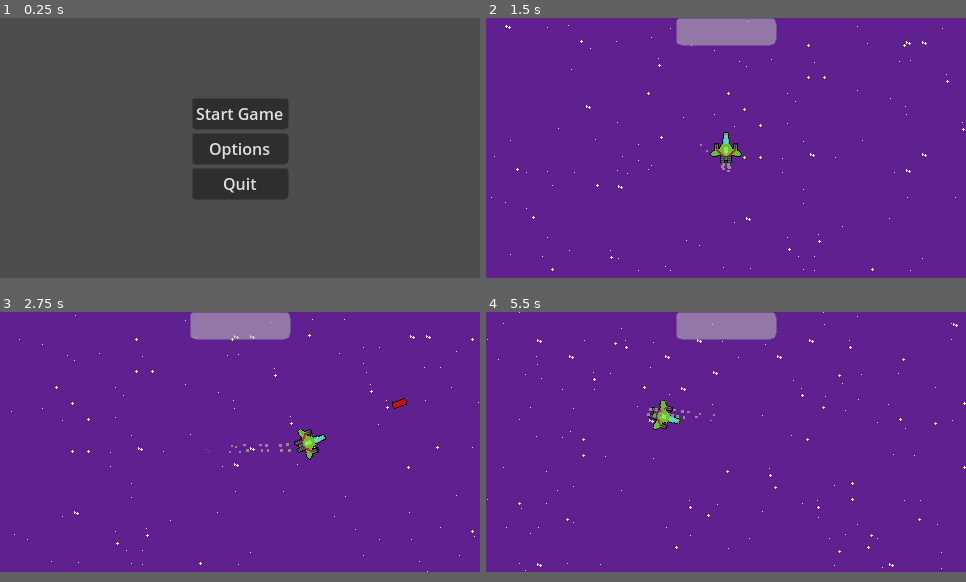
Above: before the commit, frames 1-4 (two rows, left to right).
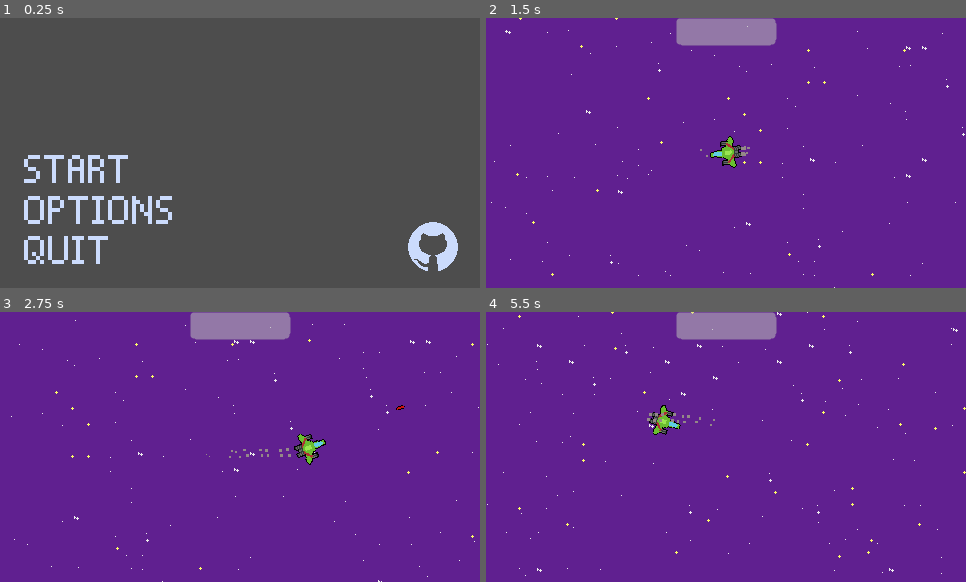
Above: after the commit, the same moments.

Repository: daltHub/Untitled-Space-Game
Game: Godot game, scene res://main_menu.tscn
Same seed, same stepped clock (60 frames per second), same inputs: the game is played once before the commit and once after it.
Inputs (mouse positions are in pixels of both pictures, inside the frame that each line leads up to; where the layout moved, square brackets give the same spot in the first picture):
- Up to frame 1 (0.25 s): no input
- Up to frame 2 (1.5 s): click (586, 201) [726, 147] at 0.5 s; click (586, 163) [726, 112] at 1.25 s
- Up to frame 3 (2.75 s): move the mouse to (345, 428) at 2.02 s; press the mouse at (345, 428) at 2.03 s; hold D (move_right) from 2.03 s (still down)
- Up to frame 4 (5.5 s): move the mouse to (630, 455) at 2.77 s; release D (move_right) at 2.78 s; release the mouse at (630, 455) at 2.78 s; hold S (move_down) 2.78-3.53 s; click (630, 455) at 2.85 s; move the mouse to (774, 384) at 3.52 s; press the mouse at (774, 384) at 3.53 s; hold D (move_right) 3.53-4.28 s; move the mouse to (702, 492) at 4.27 s; release the mouse at (702, 492) at 4.28 s; hold W (move_up) 4.28-5.03 s; click (702, 492) at 4.35 s; move the mouse to (870, 482) at 5.02 s; press the mouse at (870, 482) at 5.03 s; hold A (move_left) from 5.03 s (still down)
The window is 480x260 before the commit and 480x270 after it. Grey fills any space a smaller window leaves; there, only what the larger window draws over its background counts as a difference.

The runs differ from the first frame. In frame 1, 10% of the frame differs, in the area x 5-96%, y 30-94%; in frame 2, 0.9%; in frame 3, 1.1%; in frame 4, 1.1%.

Commit message:
added menu buttons

Diff:
--- /dev/null
+++ b/art/menu_theme.tres
@@ -0,0 +1,8 @@
+[gd_resource type="Theme" load_steps=2 format=3 uid="uid://bdrkh2jg3evvd"]
+
+[ext_resource type="FontFile" uid="uid://dvtk2ltimrlr1" path="res://art/font/Pixelify_Sans/static/PixelifySans-Regular.ttf" id="1_euuvn"]
+
+[resource]
+Button/colors/font_hover_color = Color(0.94902, 0.403922, 0.94902, 1)
+Button/font_sizes/font_size = 24
+Button/fonts/font = ExtResource("1_euuvn")
--- a/main_menu.tscn
+++ b/main_menu.tscn
@@ -1,8 +1,13 @@
-[gd_scene load_steps=2 format=3 uid="uid://c7ih75x6262xs"]
+[gd_scene load_steps=7 format=3 uid="uid://c7ih75x6262xs"]
 
 [ext_resource type="Script" path="res://main_menu.gd" id="1_ska4t"]
+[ext_resource type="Theme" uid="uid://bdrkh2jg3evvd" path="res://art/menu_theme.tres" id="2_wuorx"]
+[ext_resource type="Texture2D" uid="uid://bcbrt8hono37r" path="res://art/UI/menu/start_button.png" id="3_hn80j"]
+[ext_resource type="Texture2D" uid="uid://badhhgkclvny1" path="res://art/UI/menu/options_button.png" id="5_ody8g"]
+[ext_resource type="Texture2D" uid="uid://dp8y7ltvk5kes" path="res://art/UI/menu/github_button.png" id="6_8i6dl"]
+[ext_resource type="Texture2D" uid="uid://bqe6vxooarnga" path="res://art/UI/menu/quit_button.png" id="6_tklfa"]
 
-[node name="Control" type="Control"]
+[node name="MainMenu" type="Control"]
 layout_mode = 3
 anchors_preset = 15
 anchor_right = 1.0
@@ -14,32 +19,44 @@
 script = ExtResource("1_ska4t")
 metadata/_edit_group_ = true
 
-[node name="Container" type="VBoxContainer" parent="."]
+[node name="MenuContainer" type="VBoxContainer" parent="."]
 layout_mode = 1
-anchors_preset = 8
-anchor_left = 0.5
+anchors_preset = 2
+anchor_top = 1.0
+anchor_bottom = 1.0
+offset_left = 20.0
+offset_top = -137.0
+offset_right = 177.0
+offset_bottom = -20.0
+grow_vertical = 0
+
+[node name="StartButton" type="TextureButton" parent="MenuContainer"]
+layout_mode = 2
+theme = ExtResource("2_wuorx")
+texture_normal = ExtResource("3_hn80j")
+
+[node name="OptionsButton" type="TextureButton" parent="MenuContainer"]
+layout_mode = 2
+theme = ExtResource("2_wuorx")
+texture_normal = ExtResource("5_ody8g")
+
+[node name="QuitButton" type="TextureButton" parent="MenuContainer"]
+layout_mode = 2
+theme = ExtResource("2_wuorx")
+texture_normal = ExtResource("6_tklfa")
+
+[node name="GithubButton" type="TextureButton" parent="."]
+layout_mode = 1
+anchors_preset = 4
 anchor_top = 0.5
-anchor_right = 0.5
 anchor_bottom = 0.5
-offset_left = -48.0
-offset_top = -50.5
-offset_right = 48.0
-offset_bottom = 50.5
-grow_horizontal = 2
+offset_left = 401.0
+offset_top = 59.0
+offset_right = 465.0
+offset_bottom = 123.0
 grow_vertical = 2
+texture_normal = ExtResource("6_8i6dl")
 
-[node name="StartButton" type="Button" parent="Container"]
-layout_mode = 2
-text = "Start Game"
-
-[node name="OptionsButton" type="Button" parent="Container"]
-layout_mode = 2
-text = "Options"
-
-[node name="QuitButton" type="Button" parent="Container"]
-layout_mode = 2
-text = "Quit"
-
-[connection signal="pressed" from="Container/StartButton" to="." method="_on_start_button_pressed"]
-[connection signal="pressed" from="Container/OptionsButton" to="." method="_on_options_button_pressed"]
-[connection signal="pressed" from="Container/QuitButton" to="." method="_on_quit_button_pressed"]
+[connection signal="pressed" from="MenuContainer/StartButton" to="." method="_on_start_button_pressed"]
+[connection signal="pressed" from="MenuContainer/OptionsButton" to="." method="_on_options_button_pressed"]
+[connection signal="pressed" from="MenuContainer/QuitButton" to="." method="_on_quit_button_pressed"]
--- a/project.godot
+++ b/project.godot
@@ -19,8 +19,8 @@
 [display]
 
 window/size/viewport_width=480
-window/size/viewport_height=260
-window/size/mode=2
+window/size/viewport_height=270
+window/size/mode=3
 window/stretch/mode="viewport"
 mouse_cursor/custom_image="res://art/player/target.png"
 mouse_cursor/custom_image_hotspot=Vector2(12, 12)
Binary file added: art/UI/menu/github_button.png
Binary file added: art/UI/menu/menu.png
Binary file added: art/UI/menu/options_button.png
Binary file added: art/UI/menu/quit_button.png
Binary file added: art/UI/menu/start_button.png
Binary file changed: art/player/bullet.png
Binary file added: art/player/start-button.png
